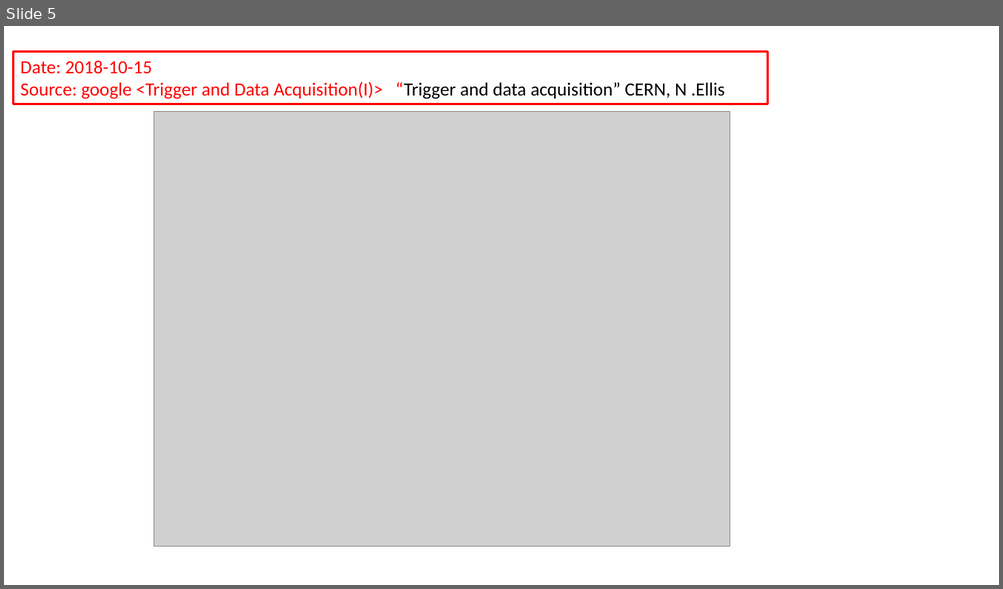
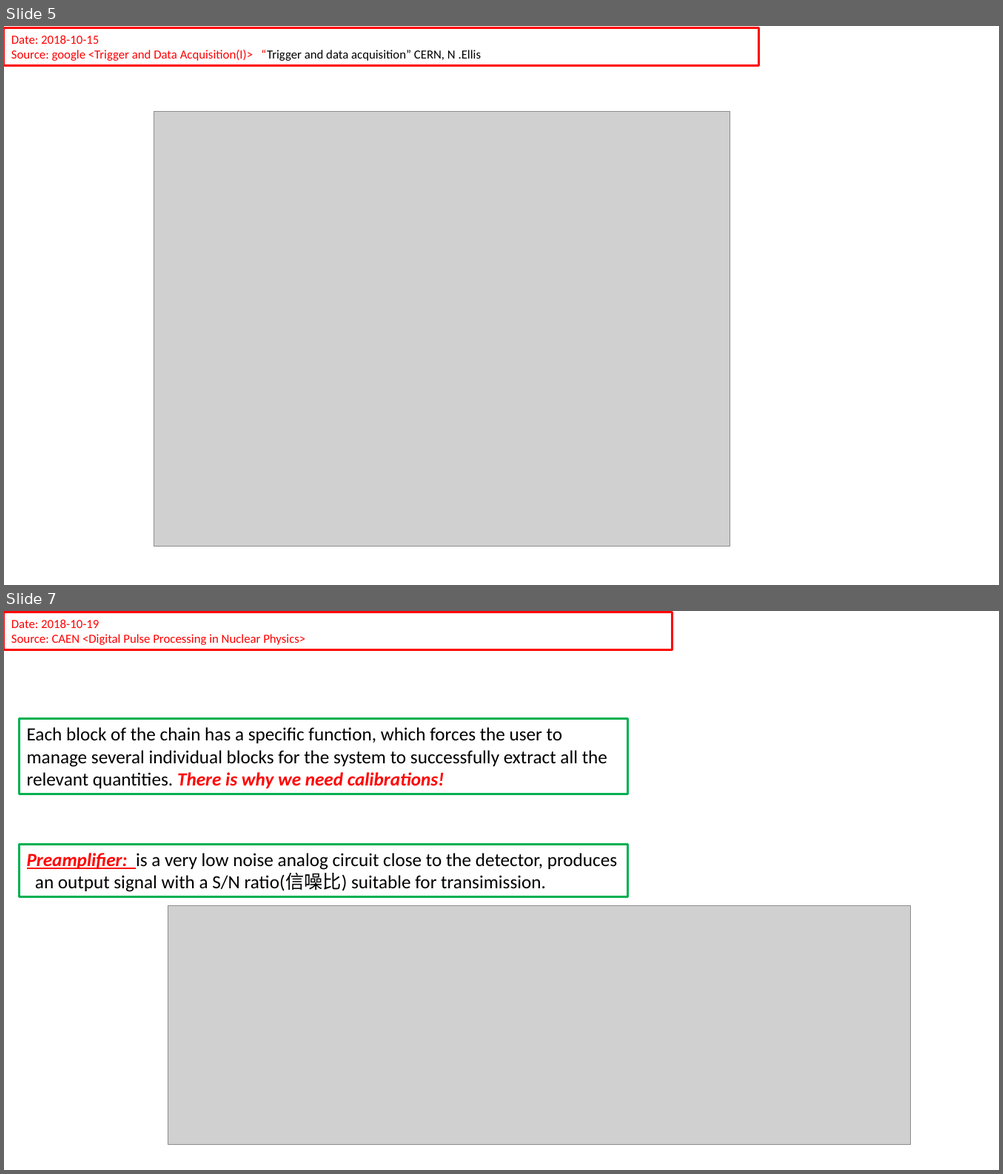
Before and after one commit to gfh16/StudyNotes, a slide deck: 02TriggerAndDAQ.pptx. Shown one above the other, each under a label of ours: slide 5 before the commit, slides 5 and 7 after it; the slides between them are not shown. The pictures are 1003x589 and 1003x1174 pixels, drawn with LibreOffice and Linux fonts; fonts in the diff are those of the drawing; grey boxes stand for pictures. Boxes give left, top, right and bottom in pixels: in the first picture for what was removed or moved away, otherwise in the second. Text is boxed around its words. In the diff, an @@ line names an element or a change of style, - is before the commit and + after.

Commit message:
added preamplifier.

```diff
--- a/02TriggerAndDAQ.pptx
+++ b/02TriggerAndDAQ.pptx
@@ slide 7 added at [4, 611, 999, 1170], background #FFFFFF @@
@@ rectangle added at [4, 612, 672, 649], outline #FF0000 2 pt, 12 pt, text #FF0000 @@
+Date: 2018-10-19
+Source: CAEN <Digital Pulse Processing in Nuclear Physics>
@@ rectangle added at [20, 719, 628, 795], outline #00B050 2.25 pt, 18 pt, text #000000 @@
+Each block of the chain has a specific function, which forces the user to manage several individual blocks for the system to successfully extract all the relevant quantities. There is why we need calibrations!
@@ rectangle added at [20, 845, 628, 897], outline #00B050 2.25 pt, 18 pt, text #000000 @@
+Preamplifier: is a very low noise analog circuit close to the detector, produces
+an output signal with a S/N ratio(信噪比) suitable for transimission.
@@ picture added at [168, 906, 910, 1145] @@
@@ slide 5 changed as well @@
@@ rectangle "Date: 2018-10-15": place and size @@
-rectangle "Date: 2018-10-15" at [13, 51, 767, 104]
+rectangle "Date: 2018-10-15" at [4, 27, 758, 64]
@@ rectangle "Date: 2018-10-15" at [4, 27, 758, 64]: size 18 to 12 pt @@
```
Also in this commit, not shown: 6 other slides changed, 20 other slides added.
